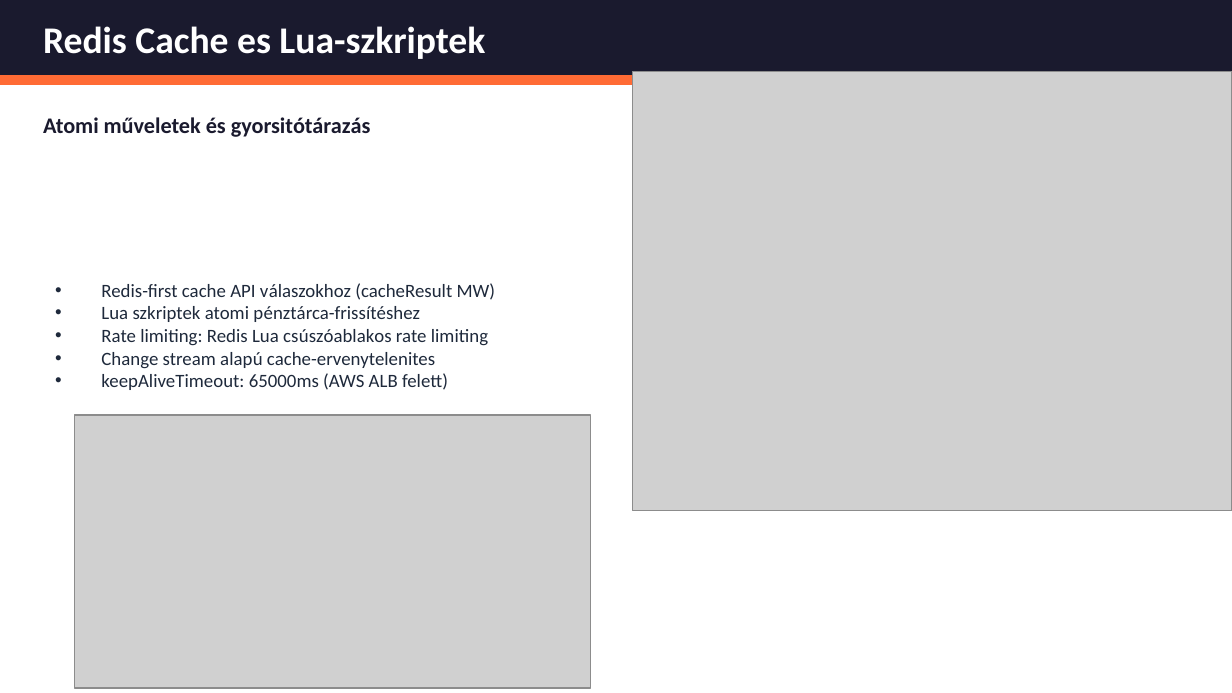
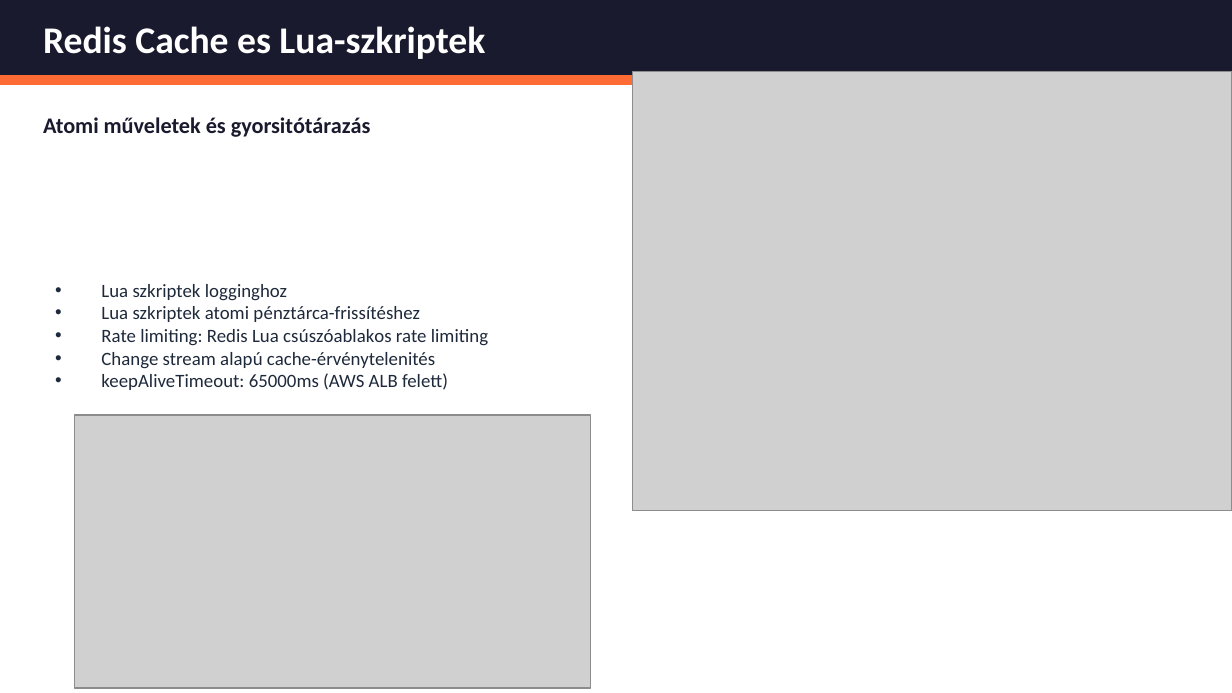
Before and after one commit to bivorzk/iskolaprojekt, a slide deck: slide 19 of SnapTray.pptx. Drawn at 1232x693 pixels with LibreOffice and Linux fonts; fonts in the diff are those of the drawing; grey boxes stand for pictures. Boxes give left, top, right and bottom in pixels: in the first picture for what was removed or moved away, otherwise in the second. Text is boxed around its words. In the diff, an @@ line names an element or a change of style, - is before the commit and + after.

Commit message:
updated presentation

```diff
--- a/SnapTray.pptx
+++ b/SnapTray.pptx
@@ text at box(101, 284, 287, 301): text changed @@
-• Redis-first cache API válaszokhoz (cacheResult MW)
+• Lua szkriptek logginghoz
@@ text at box(101, 352, 435, 369): text changed @@
-• Change stream alapú cache-ervenytelenites
+• Change stream alapú cache-érvénytelenités
```
Also in this commit, not shown: 3 other slides changed.
